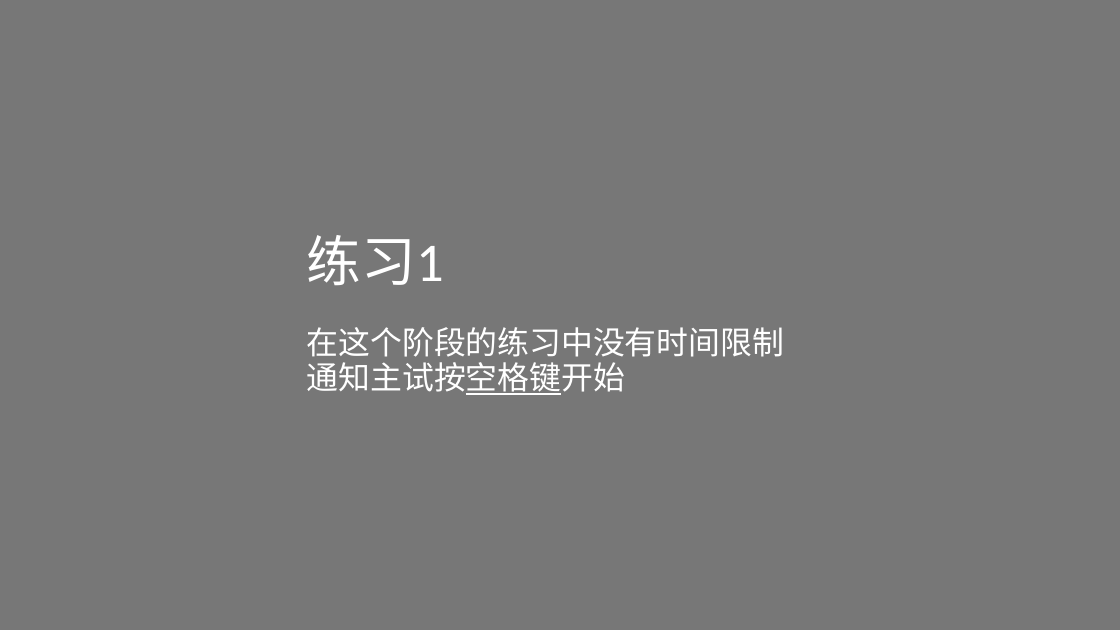
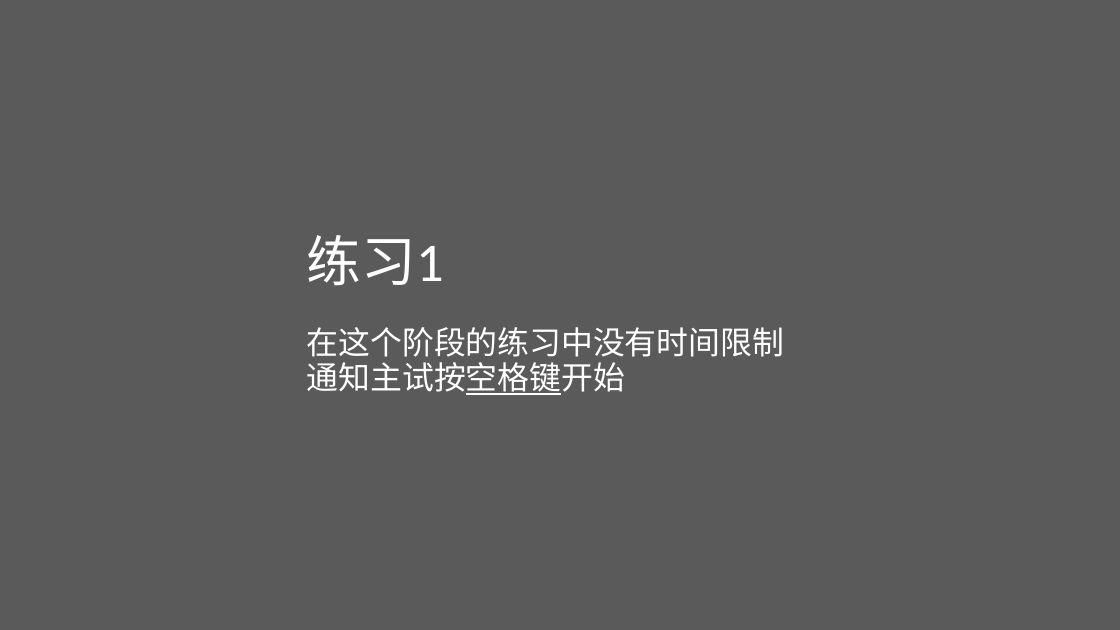
Before and after one commit to NieSz/poor-neuroeco-exp, a slide deck: slide 6 of exp/instruction/instruction_gr.pptx. Drawn at 1120x630 pixels with LibreOffice and Linux fonts; fonts in the diff are those of the drawing. Boxes give left, top, right and bottom in pixels: in the first picture for what was removed or moved away, otherwise in the second. Text is boxed around its words. In the diff, an @@ line names an element or a change of style, - is before the commit and + after.

```diff
--- a/exp/instruction/instruction_gr.pptx
+++ b/exp/instruction/instruction_gr.pptx
@@ background #777777 to #5A5A5A @@
```
Also in this commit, not shown: 11 other slides changed, 21 other files.
